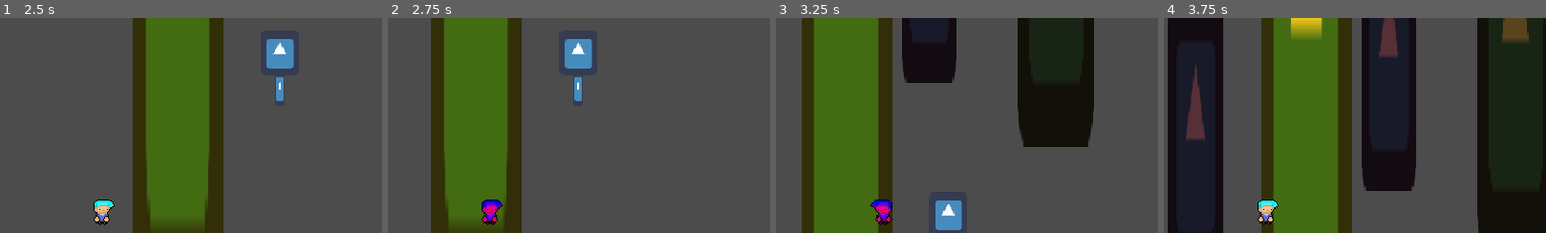
Above: before the commit, frames 1-4 (left to right).
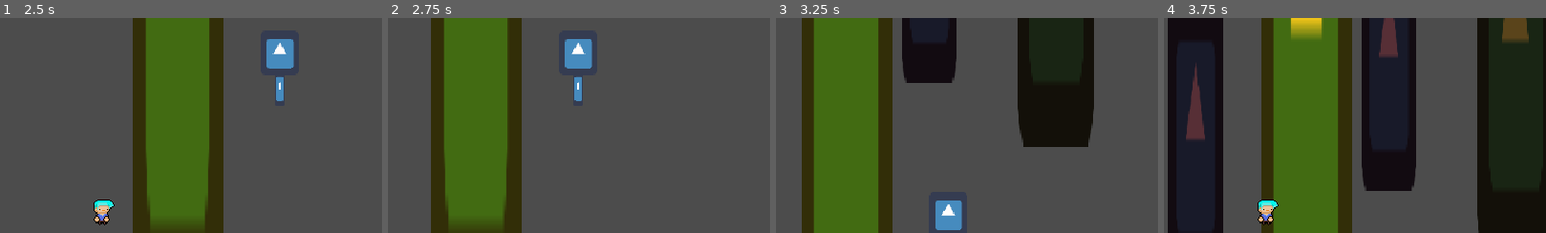
Above: after the commit, the same moments.

Repository: kjanuska/Independent-Study-Game
Game: Godot game, scene res://Scenes/Main.tscn
The game is run twice, just before and just after one commit, with the same random seed, the same clock (stepped at 60 frames per second) and the same inputs. The engine's default icon, where the game draws it, is replaced by a stand-in: a white triangle on a blue panel in a dark square.
Inputs (mouse positions are % of the whole screen's width and height, from its top left):
- Up to frame 1 (2.5 s): tap Enter at 0.5 s; move the mouse to (72, 45) at 0.52 s; hold D (ui_right) 0.53-1.28 s; hold E (Interact) 0.53-1.28 s; move the mouse to (30, 55) at 1.27 s; hold S (ui_down) 1.28-2.03 s; tap Space (dash) at 1.35, 2 s; move the mouse to (60, 28) at 2.02 s; hold D (ui_right) from 2.03 s (still down); click (60, 28) at 2.1 s
- Up to frame 2 (2.75 s): keep holding D (ui_right)
- Up to frame 3 (3.25 s): move the mouse to (45, 70) at 2.77 s; release D (ui_right) at 2.78 s; hold W (ui_up) from 2.78 s (still down); right-click (45, 70) at 2.85 s
- Up to frame 4 (3.75 s): move the mouse to (80, 65) at 3.52 s; release W (ui_up) at 3.53 s; hold A (ui_left) from 3.53 s (still down); hold E (Interact) from 3.53 s (still down)
The pictures show only the part of the screen within x 36-86%, y 5-55%; the shares and areas given below are measured in that part.

Frame 1 is identical in both runs. In frame 2, 0.5% of the frame differs, in the area x 24-30%, y 84-97%; in frame 3, 0.5%, in the area x 24-31%, y 84-97%; in frame 4, nothing differs.

Commit message:
started animation tree
animation tree allows for smoother transitions between animations instead of jumping between them like before

Diff:
--- a/Scenes/Player.tscn
+++ b/Scenes/Player.tscn
@@ -78,16 +78,16 @@
 [sub_resource type="Animation" id=7]
 resource_name = "invulnerable"
 tracks/0/type = "value"
-tracks/0/path = NodePath("Sprite:modulate")
+tracks/0/path = NodePath("Sprite:visible")
 tracks/0/interp = 1
 tracks/0/loop_wrap = true
 tracks/0/imported = false
 tracks/0/enabled = true
 tracks/0/keys = {
 "times": PoolRealArray( 0, 1 ),
-"transitions": PoolRealArray( 8.87653, 1 ),
-"update": 0,
-"values": [ Color( 0.945098, 0, 1, 1 ), Color( 1, 1, 1, 1 ) ]
+"transitions": PoolRealArray( 1, 1 ),
+"update": 1,
+"values": [ false, true ]
 }
 
 [sub_resource type="Animation" id=8]
@@ -106,6 +106,10 @@
 "update": 1,
 "values": [ 0, 1, 2, 3 ]
 }
+
+[sub_resource type="AnimationNodeStateMachine" id=9]
+
+[sub_resource type="AnimationNodeStateMachinePlayback" id=10]
 
 [node name="Player" type="KinematicBody2D" groups=[
 "player",
@@ -162,6 +166,11 @@
 anims/invulnerable = SubResource( 7 )
 anims/walk = SubResource( 8 )
 
+[node name="AnimationTree" type="AnimationTree" parent="."]
+tree_root = SubResource( 9 )
+anim_player = NodePath("../AnimationPlayer")
+parameters/playback = SubResource( 10 )
+
 [node name="MovementStates" type="Node" parent="."]
 script = ExtResource( 4 )
 START_STATE = NodePath("Idle")
--- a/Scenes/River.tscn
+++ b/Scenes/River.tscn
@@ -34,6 +34,7 @@
 
 [node name="FallTimer" type="Timer" parent="."]
 wait_time = 2.0
+
 [connection signal="area_entered" from="Empty/Spikes" to="." method="_on_Spikes_area_entered"]
 [connection signal="area_exited" from="Empty/Spikes" to="." method="_on_Spikes_area_exited"]
 [connection signal="timeout" from="FallTimer" to="." method="_on_FallTimer_timeout"]
Not shown: 1 places in Scenes/Player.tscn that only renumber resources
